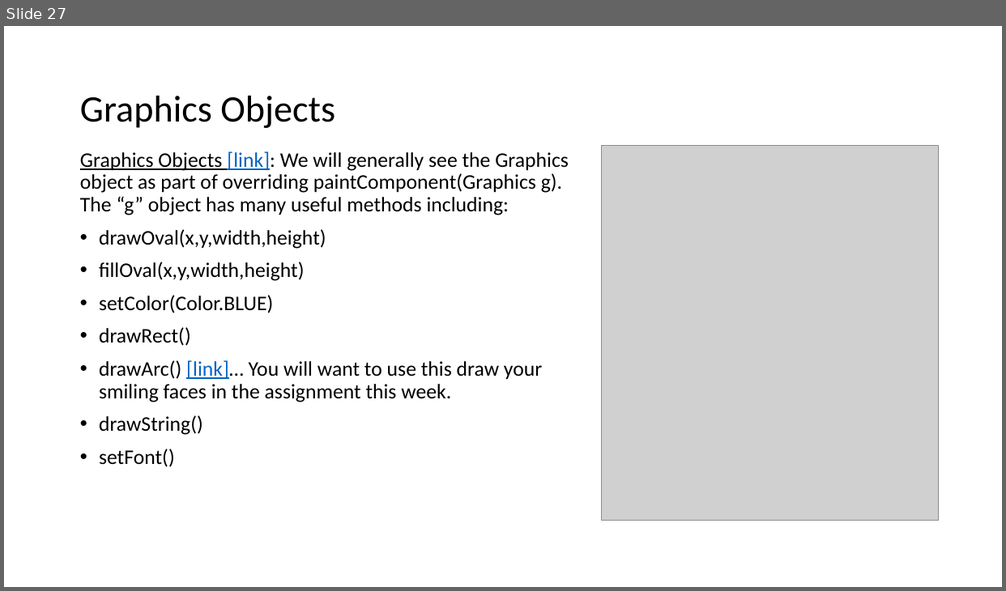
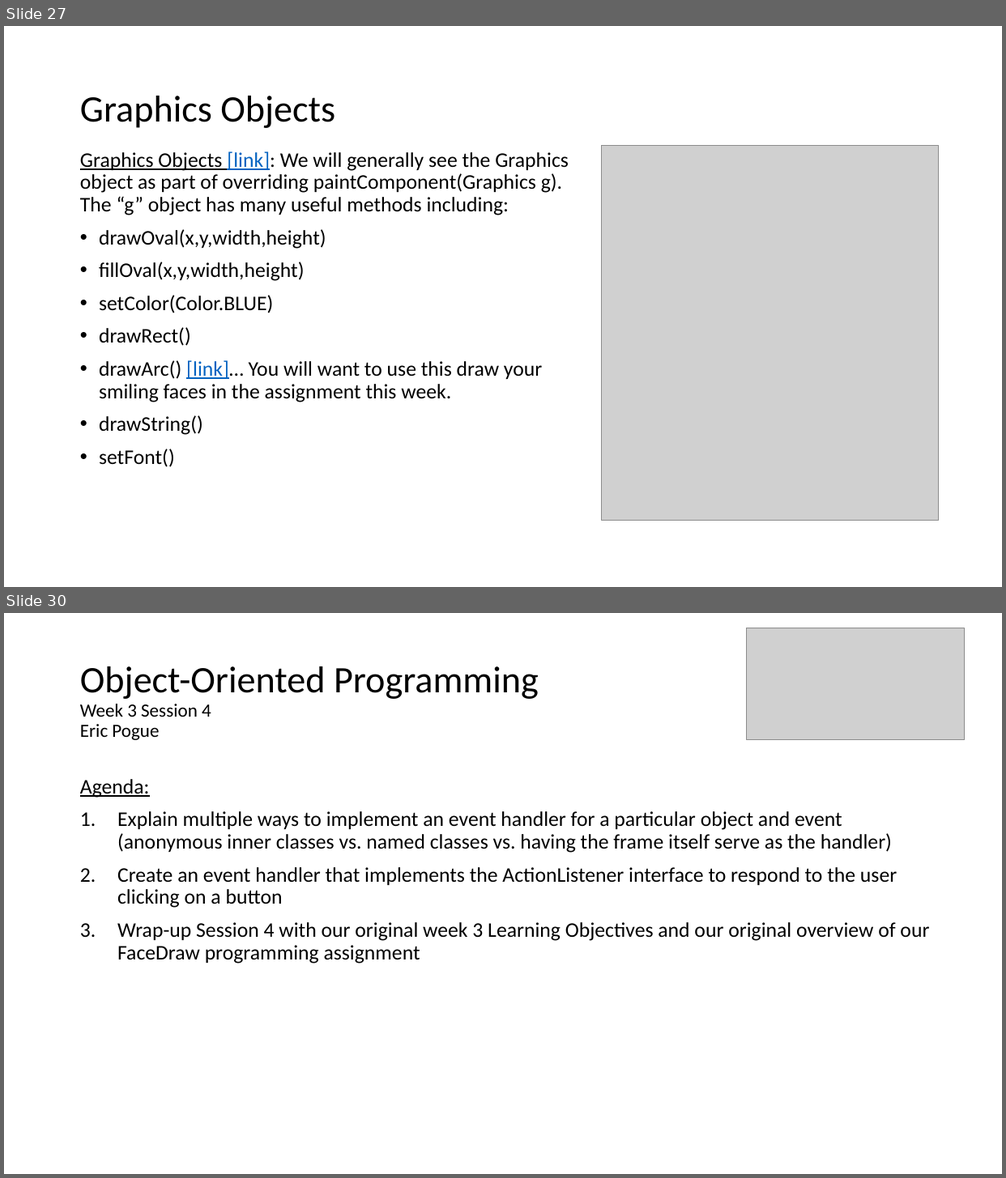
Before and after one commit to EricJPogue/www-epogue-info, a slide deck: CPSC-24500/Week03/2017SpringW03Slides.pptx. Shown one above the other, each under a label of ours: slide 27 before the commit, slides 27 and 30 after it; the slides between them are not shown. The pictures are 1006x591 and 1006x1178 pixels, drawn with LibreOffice and Linux fonts; fonts in the diff are those of the drawing; grey boxes stand for pictures. Boxes give left, top, right and bottom in pixels: in the first picture for what was removed or moved away, otherwise in the second. Text is boxed around its words. In the diff, an @@ line names an element or a change of style, - is before the commit and + after.

```diff
--- a/CPSC-24500/Week03/2017SpringW03Slides.pptx
+++ b/CPSC-24500/Week03/2017SpringW03Slides.pptx
@@ slide 30 added at (x1=4, y1=613, x2=1002, y2=1174), background #FFFFFF @@
@@ picture added at (x1=747, y1=628, x2=965, y2=739) @@
@@ title added at (x1=80, y1=666, x2=539, y2=740), 36 pt, text #000000 @@
+Object-Oriented Programming
+Week 3 Session 4
+Eric Pogue
@@ text added at (x1=80, y1=779, x2=929, y2=964), 20 pt, text #000000 @@
+Agenda:
+1. Explain multiple ways to implement an event handler for a particular object and event (anonymous inner classes vs. named classes vs. having the frame itself serve as the handler)
+2. Create an event handler that implements the ActionListener interface to respond to the user clicking on a button
+3. Wrap-up Session 4 with our original week 3 Learning Objectives and our original overview of our FaceDraw programming assignment
```
Also in this commit, not shown: 1 slide changed, 7 other slides added, 3 other files.
